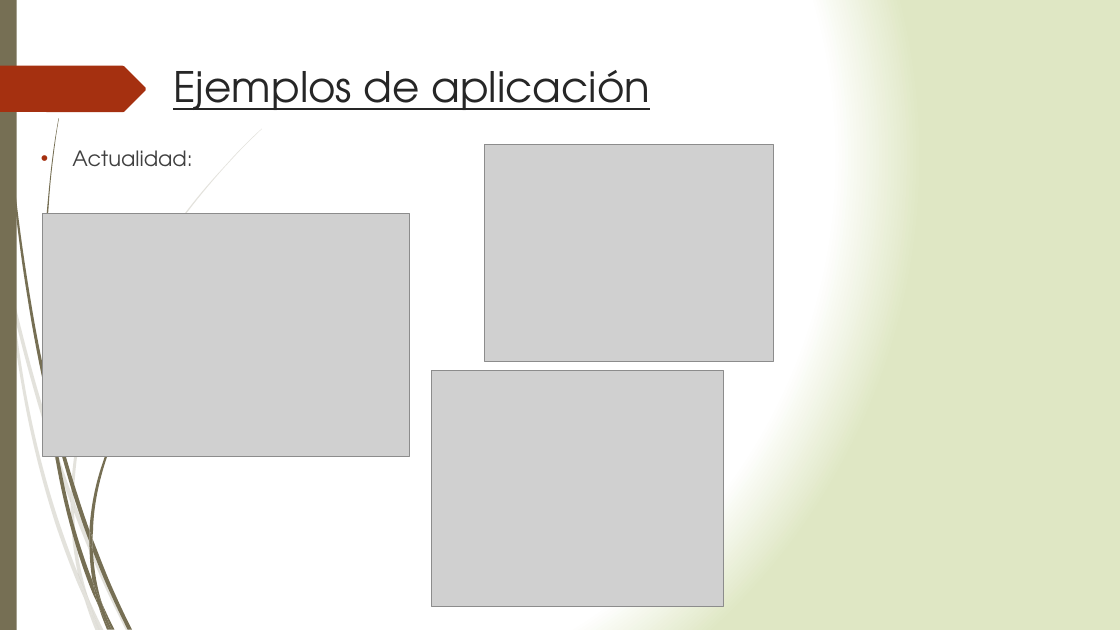
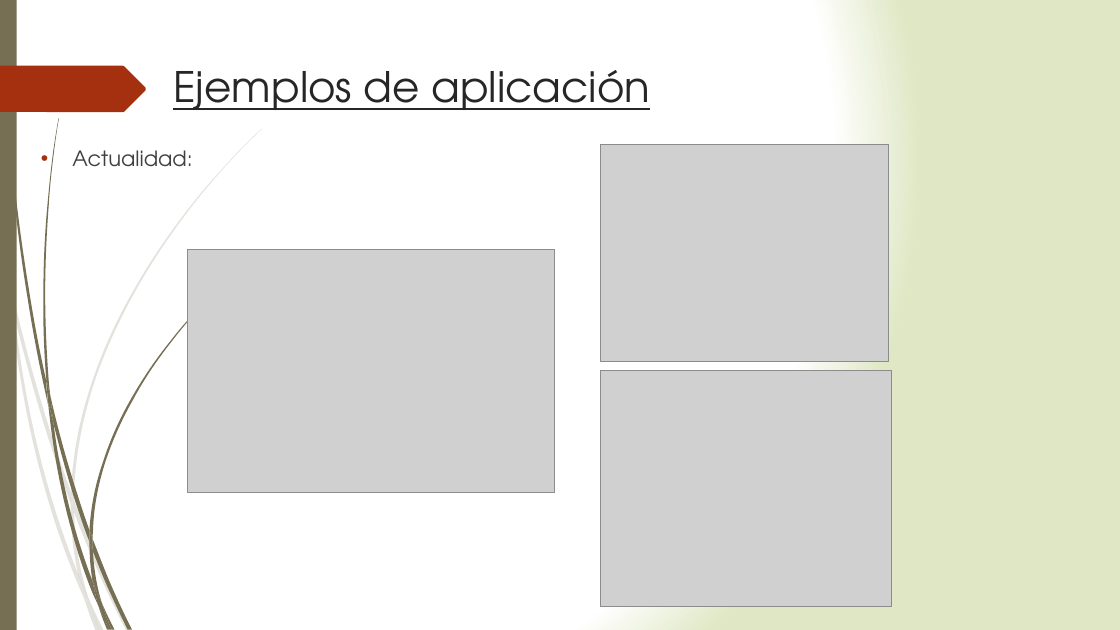
Before and after one commit to ppizarror/proyecto-CI5206, a slide deck: slide 6 of Presentación/Capiteles de Losa.pptx. Drawn at 1120x630 pixels with LibreOffice and Linux fonts; fonts in the diff are those of the drawing; grey boxes stand for pictures. Boxes give left, top, right and bottom in pixels: in the first picture for what was removed or moved away, otherwise in the second. Text is boxed around its words. In the diff, an @@ line names an element or a change of style, - is before the commit and + after.

```diff
--- a/Presentación/Capiteles de Losa.pptx
+++ b/Presentación/Capiteles de Losa.pptx
@@ picture: place and size @@
-picture at (485, 145, 774, 361)
+picture at (601, 145, 890, 361)
@@ picture: place and size @@
-picture at (43, 213, 410, 456)
+picture at (187, 250, 555, 492)
@@ freeform shape added at (46, 377, 54, 424), fill #766F54 @@
@@ picture: place and size @@
-picture at (432, 371, 723, 607)
+picture at (601, 371, 892, 607)
```
Also in this commit, not shown: 2 other slides changed.
